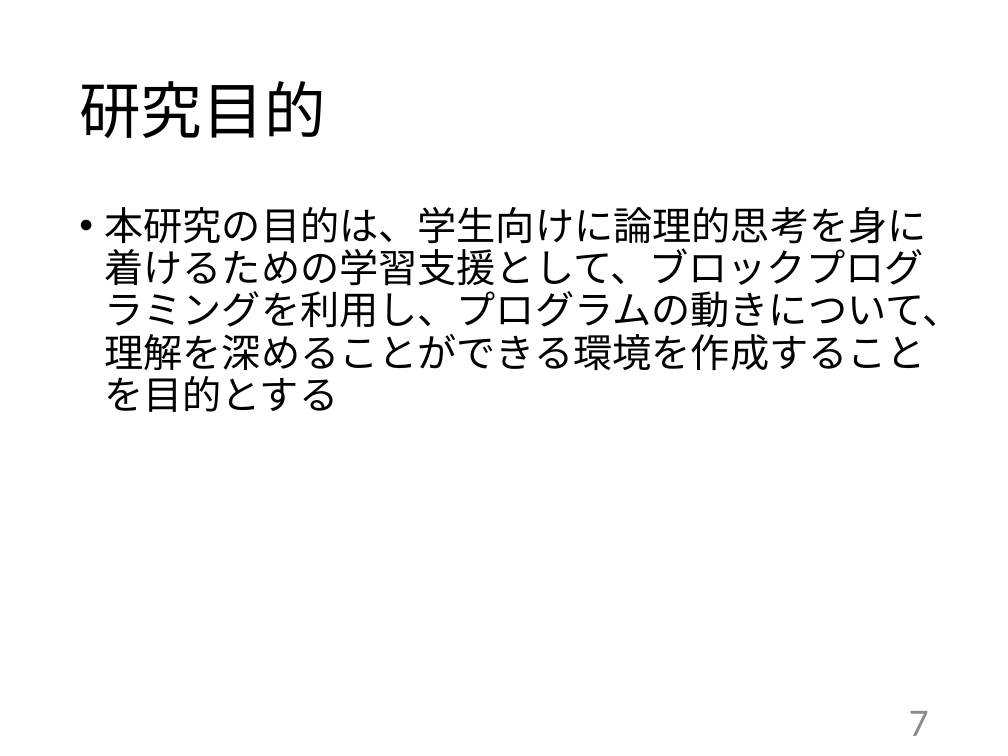
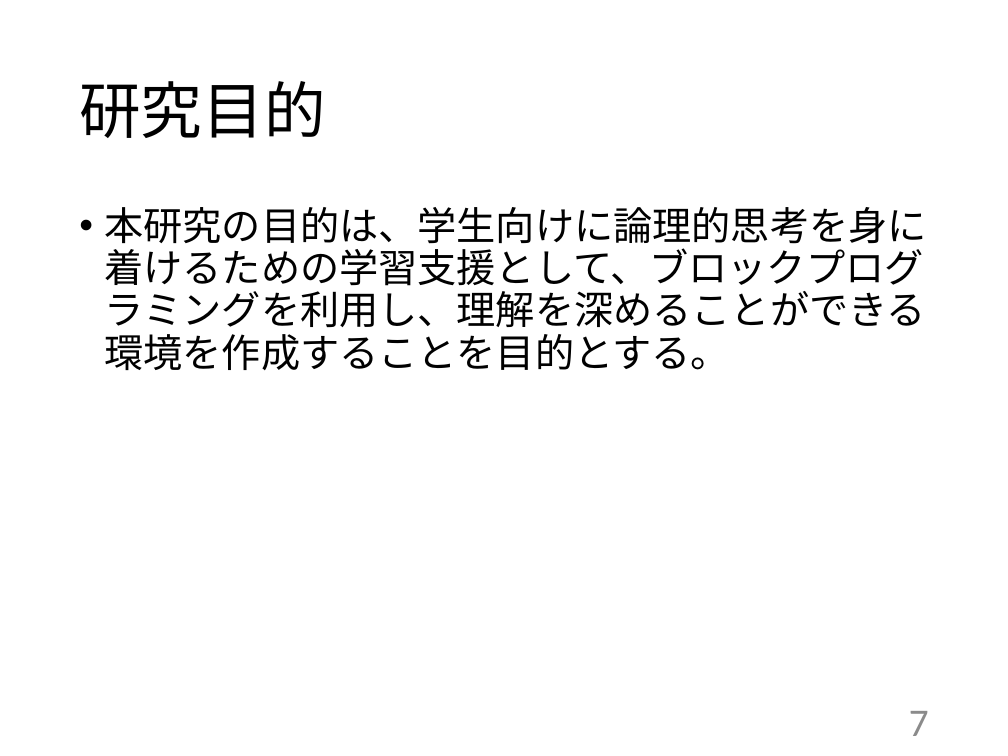
Before and after one commit to kait-takanolab/1821121-shimaoka-thesis, a slide deck: slide 7 of 1821121_shimaoka_tyuukan.pptx. Drawn at 1008x756 pixels with LibreOffice and Linux fonts; fonts in the diff are those of the drawing. Boxes give left, top, right and bottom in pixels: in the first picture for what was removed or moved away, otherwise in the second. Text is boxed around its words. In the diff, an @@ line names an element or a change of style, - is before the commit and + after.

```diff
--- a/1821121_shimaoka_tyuukan.pptx
+++ b/1821121_shimaoka_tyuukan.pptx
@@ text at bbox=[105, 207, 927, 370]: text changed @@
-• 本研究の目的は、学生向けに論理的思考を身に着けるための学習支援として、ブロックプログラミングを利用し、プログラムの動きについて、理解を深めることができる環境を作成することを目的とする
+• 本研究の目的は、学生向けに論理的思考を身に着けるための学習支援として、ブロックプログラミングを利用し、理解を深めることができる環境を作成することを目的とする。
```
Also in this commit, not shown: 6 other slides changed.
